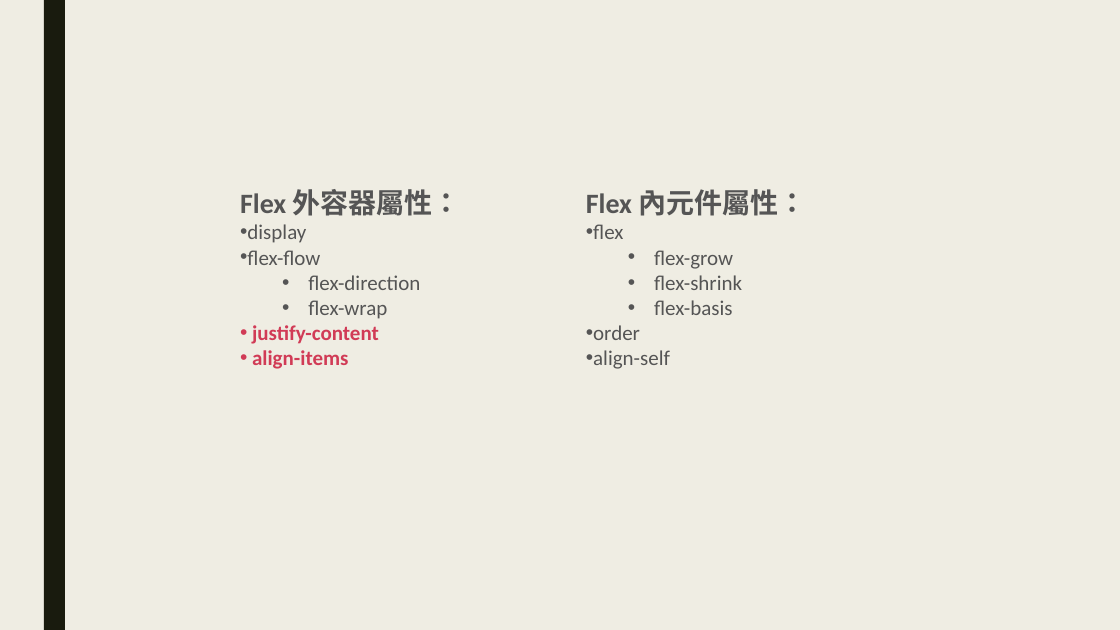
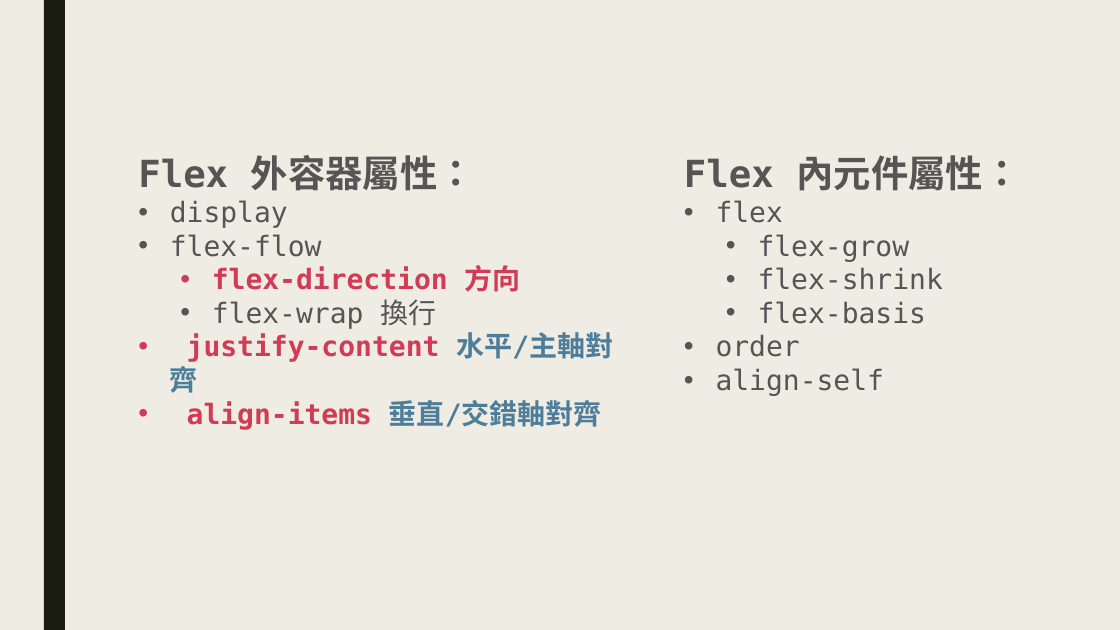
Before and after one commit to Alicexdcw/FrontEndTutorial, a slide deck: slide 14 of sidle-project-porfit.pptx (slide 6 before the commit). Drawn at 1120x630 pixels with LibreOffice and Linux fonts; fonts in the diff are those of the drawing. Boxes give left, top, right and bottom in pixels: in the first picture for what was removed or moved away, otherwise in the second. Text is boxed around its words. In the diff, an @@ line names an element or a change of style, - is before the commit and + after.

```diff
--- a/sidle-project-porfit.pptx
+++ b/sidle-project-porfit.pptx
@@ text "Flex 外容器屬性：" moved from (x1=240, y1=189, x2=461, y2=369) to (x1=138, y1=155, x2=613, y2=430) @@
@@ text "Flex 內元件屬性：" moved from (x1=586, y1=189, x2=806, y2=369) to (x1=684, y1=155, x2=1021, y2=396) @@
@@ text "Flex 內元件屬性：" at (x1=684, y1=155, x2=1021, y2=396): size 24 to 32 pt in "Flex 內元件屬性："; font Calibri to DejaVu Sans Mono; size 18 to 24 pt in "flex", "flex-grow", "flex-shrink", "flex-basis" and 2 more places; indent changed @@
@@ text at (x1=138, y1=155, x2=475, y2=257): size 24 to 32 pt in "Flex 外容器屬性："; font Calibri to DejaVu Sans Mono in "Flex 外容器屬性：", "display", "flex-flow"; size 18 to 24 pt in "display", "flex-flow"; indent changed @@
@@ text at (x1=170, y1=265, x2=613, y2=430): text changed; size 18 to 24 pt; font Calibri to DejaVu Sans Mono @@
-  • flex-direction
-  • flex-wrap
-• justify-content
-• align-items
+  • flex-direction 方向
+  • flex-wrap 換行
+• justify-content 水平/主軸對齊
+• align-items 垂直/交錯軸對齊
```
Also in this commit, not shown: 5 other slides changed, 14 slides added.
